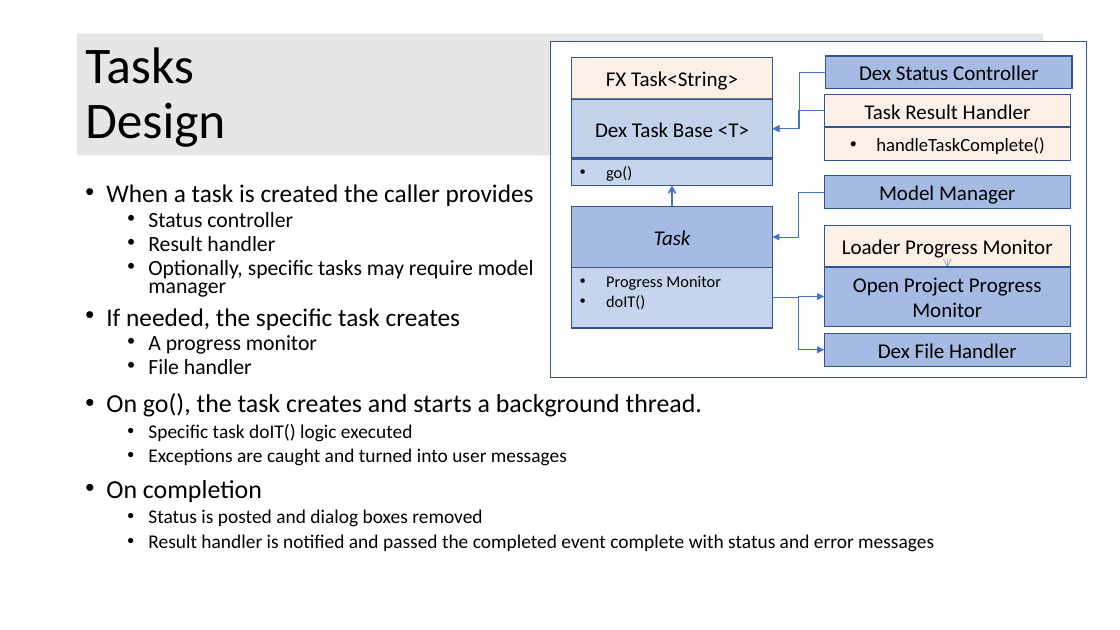
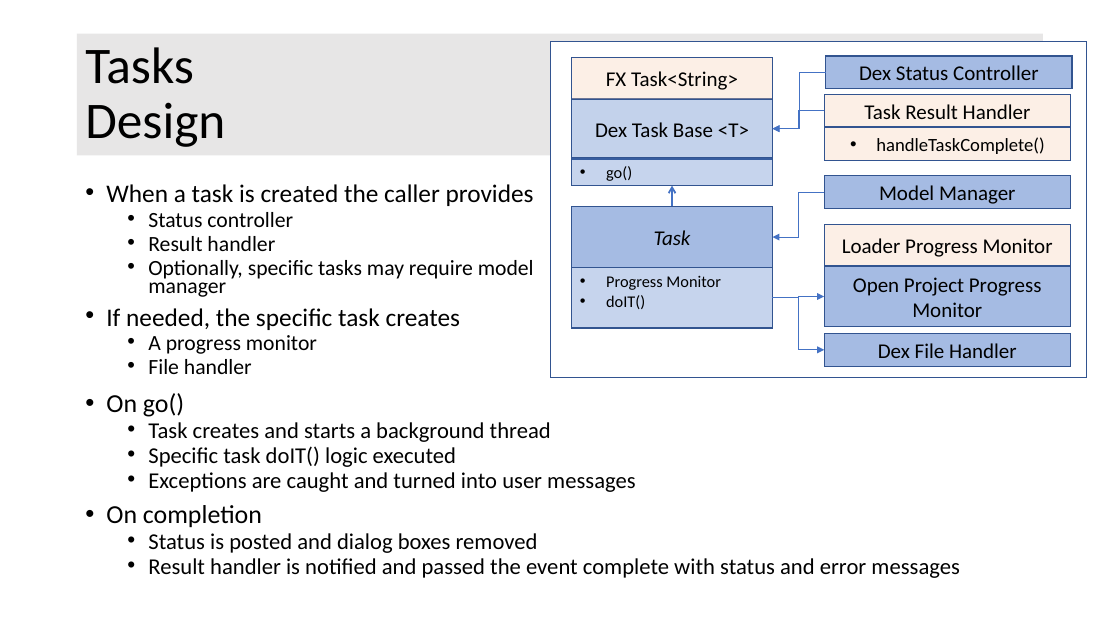
Before and after one commit to OpenTravel/OTM-DE-Utilities, a slide deck: slide 35 of otm-dex/OTM-DEX Architecture.pptx. Drawn at 1120x630 pixels with LibreOffice and Linux fonts; fonts in the diff are those of the drawing. Boxes give left, top, right and bottom in pixels: in the first picture for what was removed or moved away, otherwise in the second. Text is boxed around its words. In the diff, an @@ line names an element or a change of style, - is before the commit and + after.

```diff
--- a/otm-dex/OTM-DEX Architecture.pptx
+++ b/otm-dex/OTM-DEX Architecture.pptx
@@ text at [106,393,551,442]: text changed; size 22.2 to 19.4 pt @@
-• On go(), the task creates and starts a background thread.
+• On go()
+  • Task creates and starts a background thread
@@ text at [148,446,635,553]: size 16.6 to 19.4 pt in "Specific task doIT() logic executed", "Exceptions are caught and turned into user ...", "Status is posted and dialog boxes removed"; line spacing 0.8 to 0.7 @@
@@ text at [148,558,959,578]: text changed; size 16.6 to 19.4 pt @@
-  • Result handler is notified and passed the completed event complete with status and error messages
+  • Result handler is notified and passed the event complete with status and error messages
```
Also in this commit, not shown: 3 other slides changed, 15 other files.
